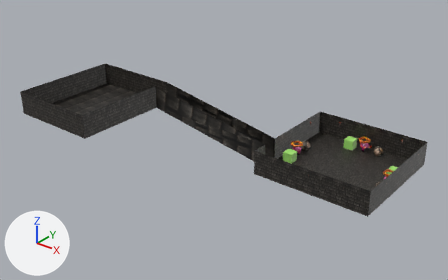
A saved change to the glTF model resources/models/demo_scene.glb.
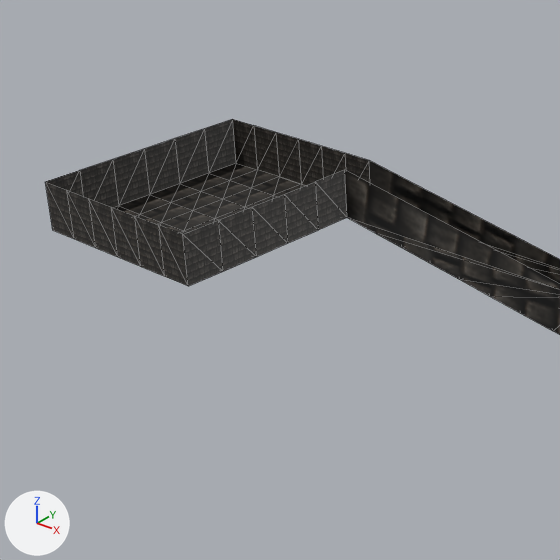
Each version is shown whole from a camera (50 mm lens) standing at (48.9, -107.3, 57.9) and looking at (-22.5, -18.1, 2.6), then close up on the part from 0% to 56% of the width and 3% to 94% of the height. Lighting does not change. The marker at lower left points along +X, +Y and +Z. The close-ups show mesh edges as thin lines. Where no turn or scale is listed for an object, it has been applied to the vertices. Vertices at the same position are counted once.
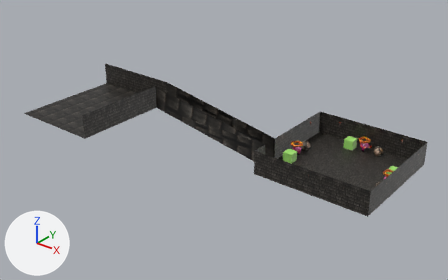
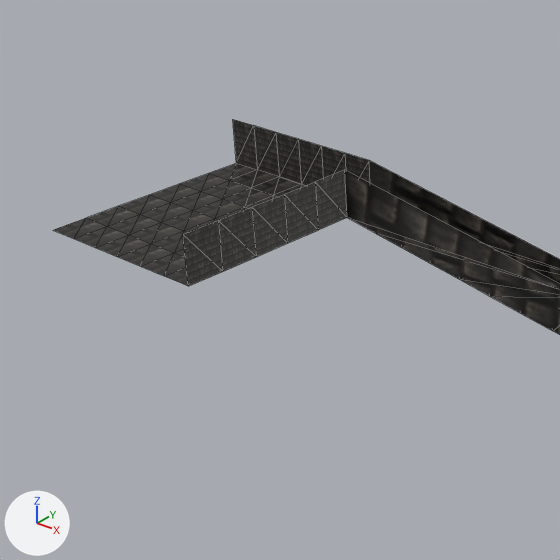
The change, as a diff of the scene's bpy script:
```diff
--- a/resources/models/demo_scene.glb.py
+++ b/resources/models/demo_scene.glb.py
@@ me_plane_003 @@
 # used by ob_plane; location = (0.0, -10.0, 0.0)
-me_plane_003.from_pydata(...)  # 155 vertices, 233 faces; spans x -61.0..12.0, y -28.6..12.0, z 0.0..10.0
+me_plane_003.from_pydata(...)  # 133 vertices, 209 faces; spans x -61.0..12.0, y -28.6..12.0, z 0.0..10.0
+# me_plane_003 part 1
+# 22 vertices are removed from x -61.0..-44.3, y -28.6..-9.0, z 5.0..10.0
+# 24 faces are deleted
 me_plane_003.materials.append(mat_material_005)
```

What differs and where, as boxes [x1, y1, x2, y2] in the close-ups (560 x 560 px):
'Plane', reshaped: before [45, 119, 560, 335]; after [183, 119, 560, 335]
part 1 of me_plane_003, deleted (black): before [45, 119, 236, 286]
